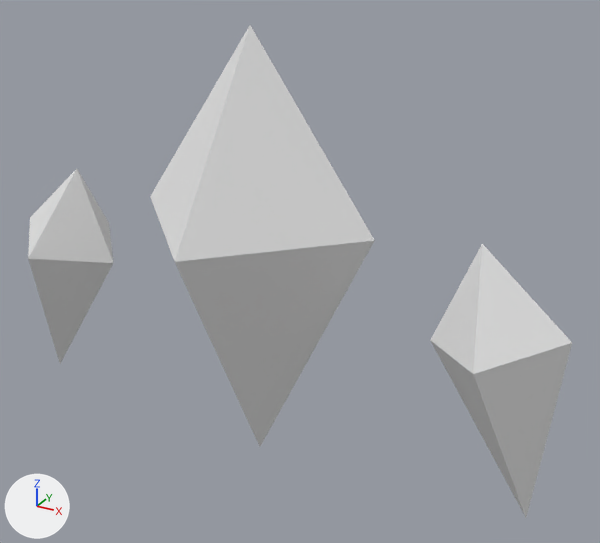
Renders of the FBX model CR4VE/CR4VE/CR4VEContent/Assets/Models/Enemies/enemySpinningNoAnim.FBX from each side of a commit.
The view is the same before and after, from a 50 mm lens placed at (1.142, -1.818, 0.901), pointed at (0.115, 0.048, -0.032). The lights are fixed; the arrows at lower left show +X, +Y and +Z. Where no turn or scale is listed for an object, it has been applied to the vertices.

Objects in the first picture: 'Pyramid002', 'Pyramid003', 'Pyramid006', 'Pyramid007', 'Pyramid008', 'Pyramid009'.
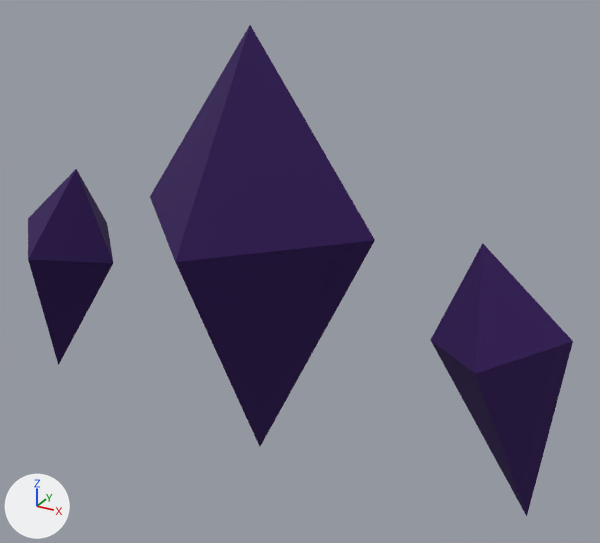
Changed parts and their boxes [x1, y1, x2, y2] in the pictures (600 x 543 px):
'Pyramid003', reshaped, moved, rescaled, turned
    before: [150, 25, 374, 262]
    after: [28, 25, 573, 516]
'Pyramid002', deleted
    before: [175, 240, 375, 446]
'Pyramid009', deleted
    before: [430, 340, 572, 517]
'Pyramid008', deleted
    before: [431, 244, 572, 374]
'Pyramid006', deleted
    before: [28, 169, 113, 263]
'Pyramid007', deleted
    before: [28, 228, 113, 363]

The change, as a list of edits to the scene's bpy script:
```text
Add img_edelsteintextur_png:
    img_edelsteintextur_png = load_image('EdelsteinTextur.png', '../Ophelia/Maps/EdelsteinTextur.png', 1024, 1024, 'sRGB')
Add mat_01___default:
    mat_01___default = principled_material('01 - Default')
    mat_01___default.texture = img_edelsteintextur_png
    mat_01___default.roughness = 0.859
Change me_mesh_004:
    used by ob_pyramid003; parent = ob_enemy; location = (0.0000111, 0.0, 4.902); rotation_euler = (0.0, 0.0, 0.779), in degrees (0, 0, 45); scale = (1.0, 1.0, 2.0)
    remove me_mesh_004.from_pydata(...)  # 6 vertices, 8 faces; spans x -10.0..10.0, y -10.0..10.0, z 0.0..10.0
    add me_mesh_004.from_pydata(...)  # 33 vertices, 48 faces; spans x -34.3..34.3, y -14.1..14.1, z -29.8..20.0
    me_mesh_004 part 1
    5 vertices are removed from x -10.0..10.0, y -10.0..10.0, z 0.0..10.0
    8 faces are deleted
    32 vertices are added at x -34.3..34.3, y -14.1..14.1, z -29.8..20.0
    48 new faces join them
    add me_mesh_004.materials.append(mat_01___default)  # picture img_edelsteintextur_png
Remove ob_pyramid008:
    ob_pyramid008 = bpy.data.objects.new('Pyramid008', me_mesh_001)
    ob_pyramid008.location = (0.698, -0.004, -0.076)
Remove ob_pyramid002:
    ob_pyramid002 = bpy.data.objects.new('Pyramid002', me_mesh_003)
    ob_pyramid002.location = (0.0, 0.0, 0.125)
Change ob_pyramid003:
    remove ob_pyramid003.parent = ob_enemy
    ob_pyramid003.rotation_euler: (0.0, 0.0, 0.779) -> (0.0, 0.0, 0.0)  # degrees (0, 0, 45) -> degrees (0, 0, 0)
    ob_pyramid003.location: (0.0000111, 0.0, 4.902) -> (0.0, 0.0, 0.125)
    ob_pyramid003.scale: (1.0, 1.0, 2.0) -> (0.0254, 0.0254, 0.0254)
Remove ob_pyramid007:
    ob_pyramid007 = bpy.data.objects.new('Pyramid007', me_mesh)
    ob_pyramid007.location = (-0.698, 0.004, -0.076)
Remove ob_pyramid009:
    ob_pyramid009 = bpy.data.objects.new('Pyramid009', me_mesh_002)
    ob_pyramid009.location = (0.698, -0.004, -0.076)
Remove ob_pyramid006:
    ob_pyramid006 = bpy.data.objects.new('Pyramid006', me_mesh_005)
    ob_pyramid006.location = (-0.698, 0.004, -0.076)
```
